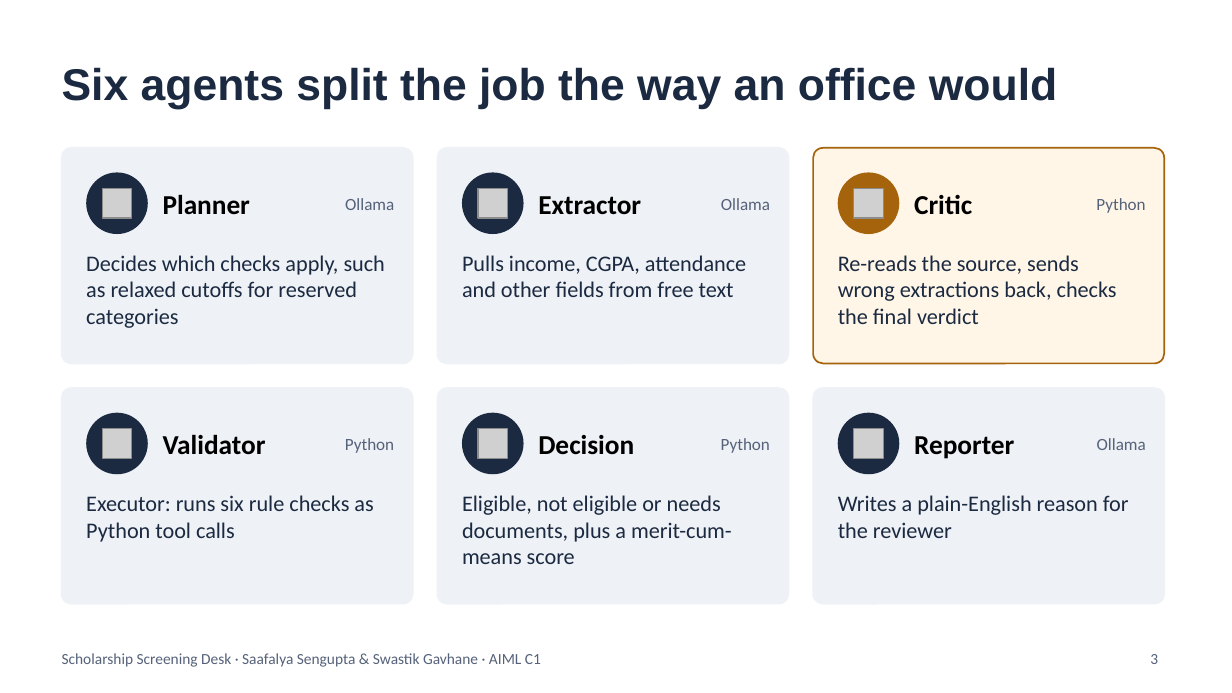
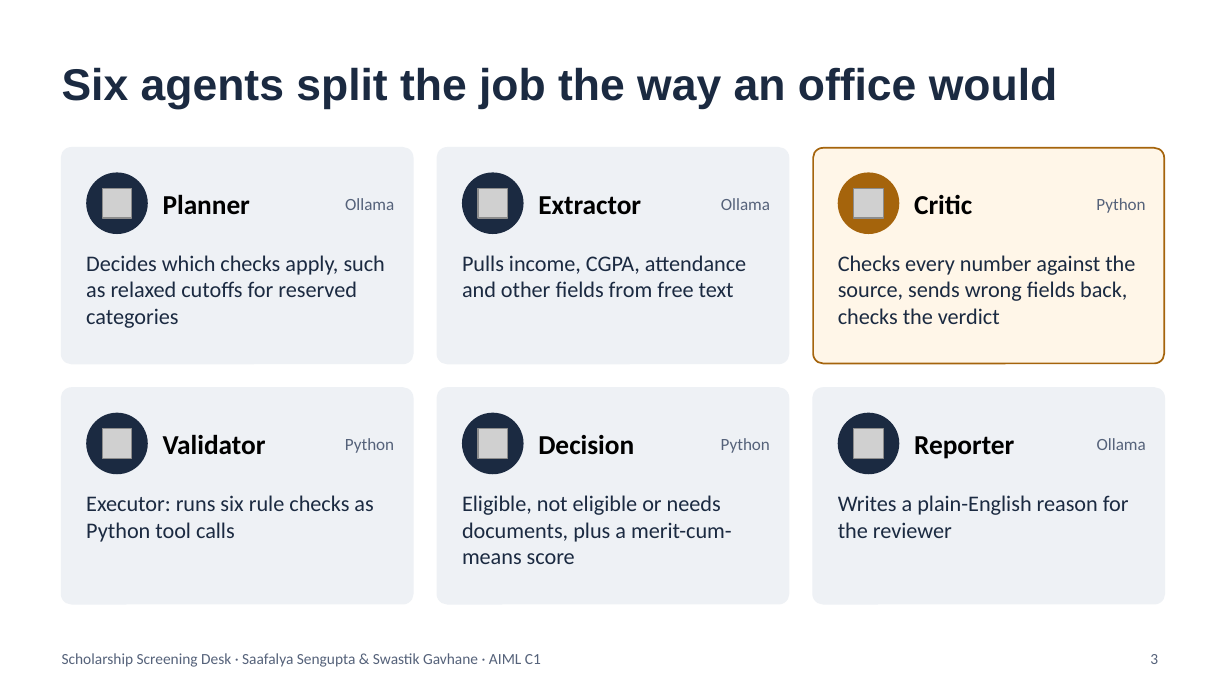
Before and after one commit to Saafalya/scholardesk-, a slide deck: slide 3 of docs/ScholarDesk_CA3.pptx. Drawn at 1232x693 pixels with LibreOffice and Linux fonts; fonts in the diff are those of the drawing; grey boxes stand for pictures. Boxes give left, top, right and bottom in pixels: in the first picture for what was removed or moved away, otherwise in the second. Text is boxed around its words. In the diff, an @@ line names an element or a change of style, - is before the commit and + after.

```diff
--- a/docs/ScholarDesk_CA3.pptx
+++ b/docs/ScholarDesk_CA3.pptx
@@ text at <box>838,255,1135,324</box>: text changed @@
-Re-reads the source, sends wrong extractions back, checks the final verdict
+Checks every number against the source, sends wrong fields back, checks the verdict
```
Also in this commit, not shown: 1 other slide changed, 1 slide added, 1 slide removed, 13 other files.
